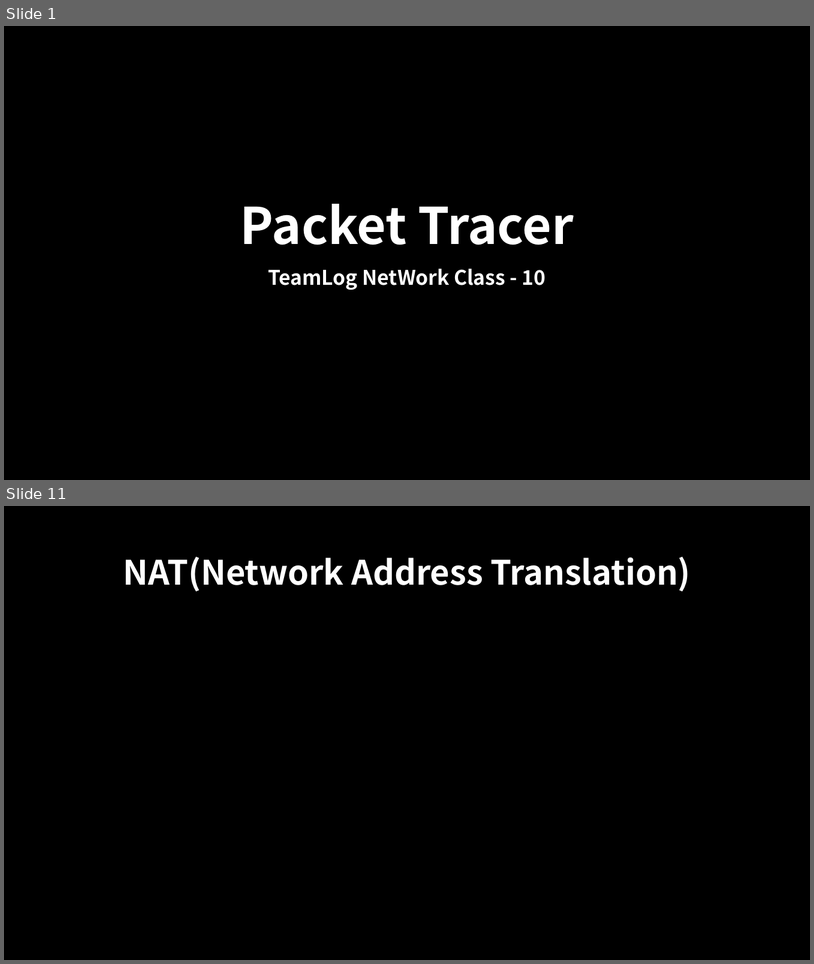
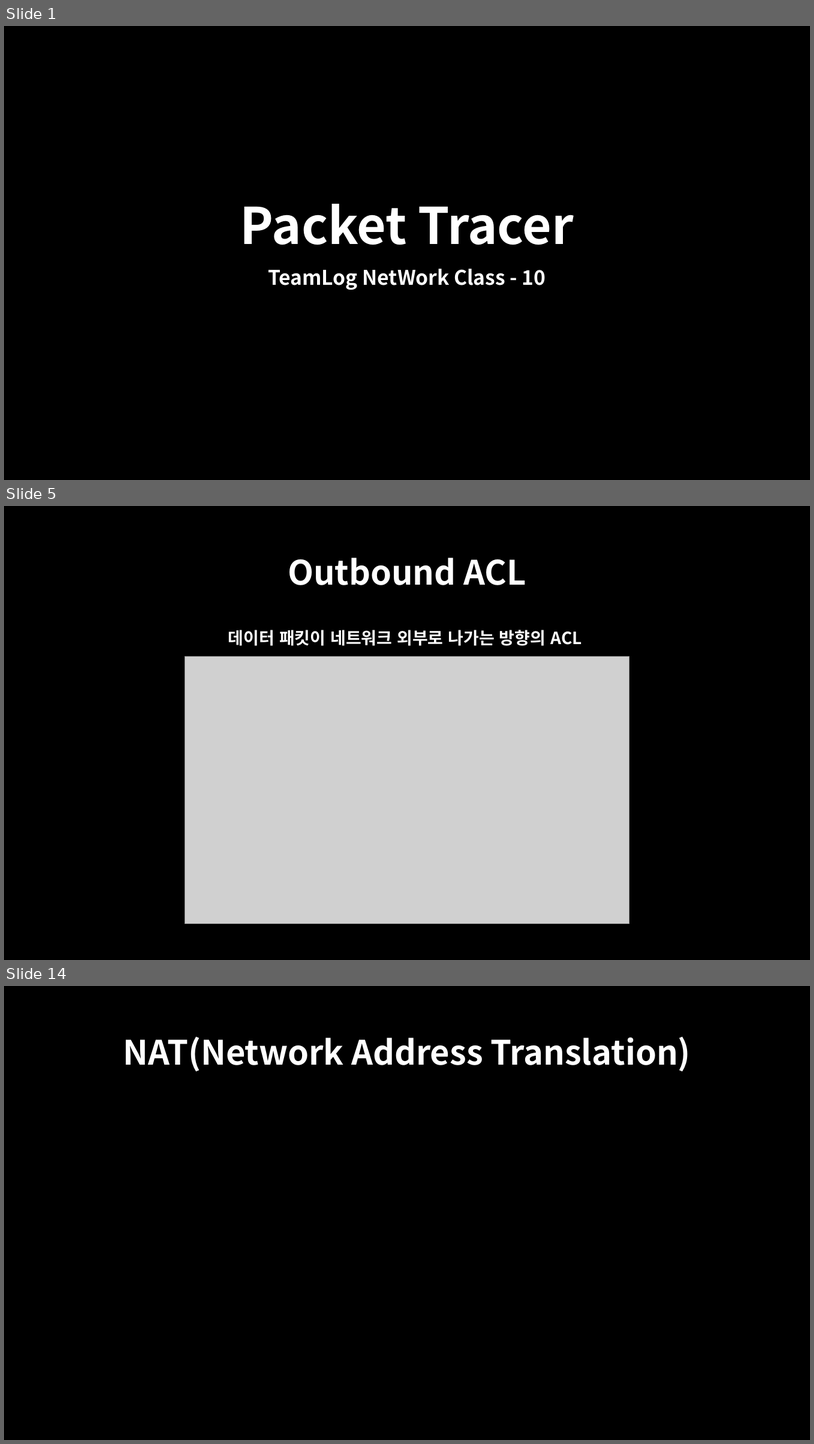
Before and after one commit to oceanwater1234/Network, a slide deck: 10. ACL & NAT/Packet Tracer - ACL , NAT.pptx. Shown one above the other, each under a label of ours: slides 1 and 11 before the commit, slides 1, 5 and 14 after it; the slides between them are not shown. The pictures are 814x964 and 814x1444 pixels, drawn with LibreOffice and Linux fonts; fonts in the diff are those of the drawing; grey boxes stand for pictures. Boxes give left, top, right and bottom in pixels: in the first picture for what was removed or moved away, otherwise in the second. Text is boxed around its words. In the diff, an @@ line names an element or a change of style, - is before the commit and + after.

```diff
--- a/10. ACL & NAT/Packet Tracer - ACL , NAT.pptx
+++ b/10. ACL & NAT/Packet Tracer - ACL , NAT.pptx
@@ slide 5 added at box(4, 506, 810, 960), background #000000 @@
@@ title added at box(288, 558, 526, 585), 40 pt, text #FFFFFF, bold @@
+Outbound ACL
@@ text added at box(228, 630, 582, 646), 20 pt, text #FFFFFF, bold @@
+데이터 패킷이 네트워크 외부로 나가는 방향의 ACL
@@ picture added at box(185, 656, 630, 924) @@
@@ what was slide 11 is now slide 14 @@
```
Also in this commit, not shown: 6 slides changed, 4 other slides added, 2 slides removed, 4 other files.
